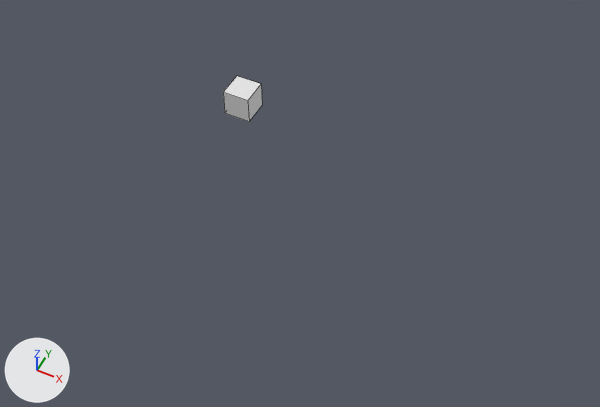
One commit to the Blender file houses.blend: the scene before it, then after it.
Camera for both pictures: a 50 mm lens placed at (24.1, -39.0, 39.7), pointed at (9.1, -9.0, 2.3). The axes (+X, +Y, +Z) are drawn at lower left. The lights are the same throughout. Mesh edges are drawn as thin lines.
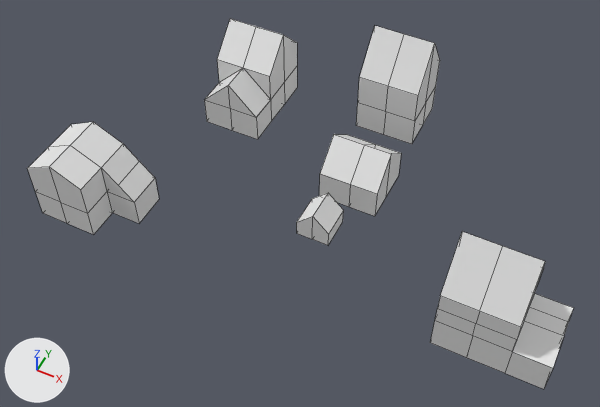
Changed parts and their boxes [x1, y1, x2, y2] in the pictures (600 x 407 px):
'Cube.005', added: after [430, 232, 573, 389]
'Cube.003', added: after [27, 122, 159, 234]
'Cube', reshaped, moved (112% wider, 153% taller): before [223, 76, 262, 122]; after [356, 26, 440, 144]
'Cube.004', added: after [204, 19, 297, 139]
'Cube.001', added: after [319, 134, 401, 216]
'Cube.002', added: after [297, 193, 343, 245]
part 1 of me_cube, built on: before [224, 76, 261, 100]; after [356, 26, 440, 134]

The edits, one by one:
Material 'Material.001' (mat_material_001) is new.
Its base color is (0.8, 0.8, 0.8) (white #e7e7e7).
me_cube is used by ob_cube; location (0.0, 0.0, 0.0).
me_cube had 8 vertices, 6 faces and spanned x -1.0..1.0, y -1.0..1.0, z -1.0..1.0.
me_cube now has 26 vertices, 24 faces and spans x -2.96..1.0, y -1.0..2.85, z -1.0..5.78.
Part 1, on me_cube:
1 vertex is removed from x -1.0, y 1.0, z 1.0.
3 faces are deleted.
19 vertices are added at x -2.96..1.0, y -1.0..2.85, z -1.0..5.78.
21 new faces join them.
Mesh me_cube_005 is new.
It has 60 vertices, 58 faces and spans x -2.96..3.0, y -1.0..2.85, z -1.0..5.78.
It uses material mat_material_001 (white #e7e7e7).
Mesh me_cube_004 is new.
It has 44 vertices, 42 faces and spans x -1.0..3.0, y -3.0..2.99, z -3.0..3.0.
Mesh me_cube_003 is new.
It has 45 vertices, 37 faces and spans x -2.91..3.0, y -1.0..3.28, z -1.0..4.06.
Mesh me_cube_002 is new.
It has 12 vertices, 10 faces and spans x -1.0..1.0, y -1.0..1.0, z -1.0..1.0.
Mesh me_cube_001 is new.
It has 18 vertices, 16 faces and spans x -1.0..2.72, y -2.8..1.0, z -1.0..2.7.
Object 'Cube' (ob_cube) moves from (0.0, 0.0, 0.0) to (12.07, 0.32, 2.72).
Object 'Cube.005' (ob_cube_005) is new; it shows me_cube_005.
Its location is (22.62, -14.2, 3.99).
Object 'Cube.004' (ob_cube_004) is new; it shows me_cube_004.
Its location is (0.21, -0.68, 3.48).
Object 'Cube.003' (ob_cube_003) is new; it shows me_cube_003.
Its location is (-3.02, -14.25, 1.06).
Object 'Cube.002' (ob_cube_002) is new; it shows me_cube_002.
Its location is (11.19, -10.64, 3.86).
Object 'Cube.001' (ob_cube_001) is new; it shows me_cube_001.
Its location is (10.63, -4.6, 2.61).
